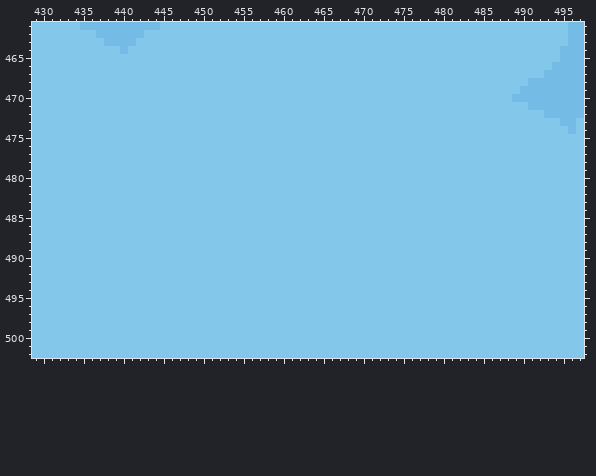
Two versions of one pixel-art file, gfx/misc.aseprite. This is how it looked before the edit.
1024x512 pixels, 1 frame. Colours within 5 levels of each other are drawn and written as one. Shown: x 429..497, y 461..502.
Once edited:
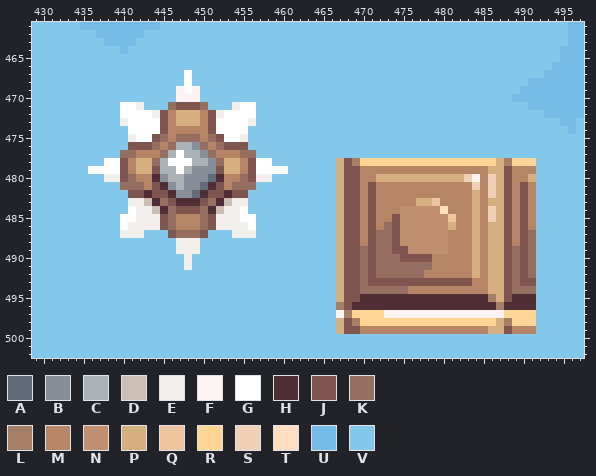
Palette (. is transparent): A #636a7a  B #878e99  C #aab1b7  D #ccbeb5  E #f2eeec  F #fff3f3  G #ffffff  H #4f2f35  J #7f554f  K #956f5f  L #a57f65  M #b58565  N #bf8f6f  P #d5af7f  Q #efc59f  R #ffd595  S #efcfb5  T #ffdfbf  U #74bbe6  V #83c8eb
The edit:
Changed rows in their new state; - is an unchanged pixel.
first column x 436:
467 ------------G-------------------------------------------
468 ------------G-------------------------------------------
469 -----------FGF------------------------------------------
470 -----------FFF------------------------------------------
471 ----GGE---KJJJK---EGG-----------------------------------
472 ----GGGGEJMPPPMJEGGGG-----------------------------------
473 ----EGGGGJMPPPMJGGGGE-----------------------------------
474 -----GGGGJMMMMMJGGGG------------------------------------
475 -----EGGJKMKKKMKJGGE------------------------------------
476 -----JJJKMKCCBKMKJJJ------------------------------------
477 ----KKMMMKCGCCBKMMMKK-----------------------------------
478 --GGJMPPKCGGGCCBKPPMJGG--------PJLRRRRRRRRRRRRRRRRRPLRRR
479 GGGGJMPPJCCGCBBBJPPMJGGGG------PJJMMMMMMMMMMMMMMMMPPJMMM
480 --EEJKMMHBCCBBBAHMMKJEE--------PJJMMPPPPPPPPPPPSFMSPJMMP
481 ----KKKMJHBCBBAHJMKKK----------PJJMJMMMMMMMMMMMMSMSPJMJM
482 -----JJHJJHBBAHJJHJJ-----------PJJMJMMMMMMMMMMMMPMSPJMJM
483 -----EEDHKJHHHJKHDEE-----------PJJMJMMMMMPPQMMMMPMPPJMJM
484 -----GEEDHKJJJKHDEEG-----------PJJMJMMMNNNNNTMMMPMSPJMJM
485 ----GGEEEJKMMMKJEEEGG----------PJJMJMMJNNNNNNQMMPMSPJMJM
486 ----GEEEEJKMMMKJEEEEG----------PJJMJMKJNNNNNNPMMPMPPJMJM
487 ----EEE---JKKKJ---EEE----------PJJMJKKJNNNNNNMMMPMPPJMJK
488 -----------EEE-----------------PJJMJKKJNNNNNNMMMPMPPJMJK
489 -----------EEE-----------------PJJKJKKJJNNNNNMMMPMPPJKJK
490 ------------E------------------PJJKJKKKJJJJMMMMMPMPPJKJK
491 ------------E------------------PJJKJKKKKKKKMMMMMPMPPJKJK
492 -------------------------------PJJKJKKKKKKMMMMMMPMPPJKJK
493 -------------------------------PJJKJJJJJJJJJJJJJMMPPJKJJ
494 -------------------------------PJJKKKKKKMMMMMMMMMMPPJKKK
495 -------------------------------PJJHHHHHHHHHHHHHHHHLPJHHH
496 -------------------------------LJHHHHHHHHHHHHHHHHHHLHHHH
497 -------------------------------FLRRRRFFFFFFFFFFFFFFFRRRR
498 -------------------------------PJLRRRRRRRRRRRRRRRRRPLRRR
499 -------------------------------PJJMMMMMMMMMMMMMMMMPPJMMM
Changed places in both pictures, as pixel boxes (x1, y1, x2, y2):
changed: (88, 70, 288, 270)
changed: (336, 158, 536, 334)
